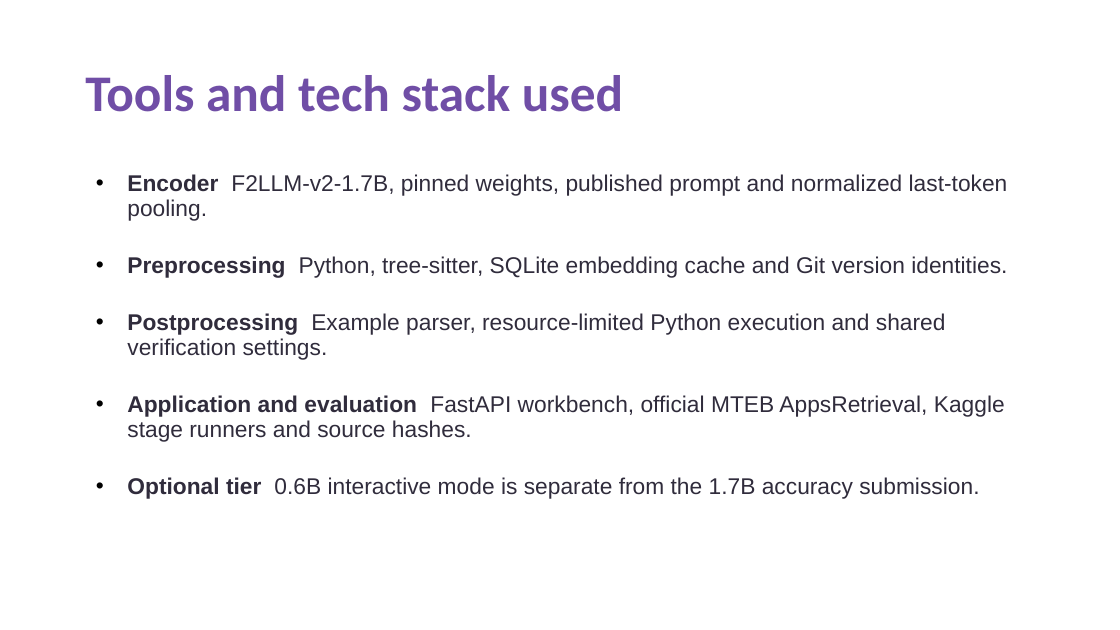
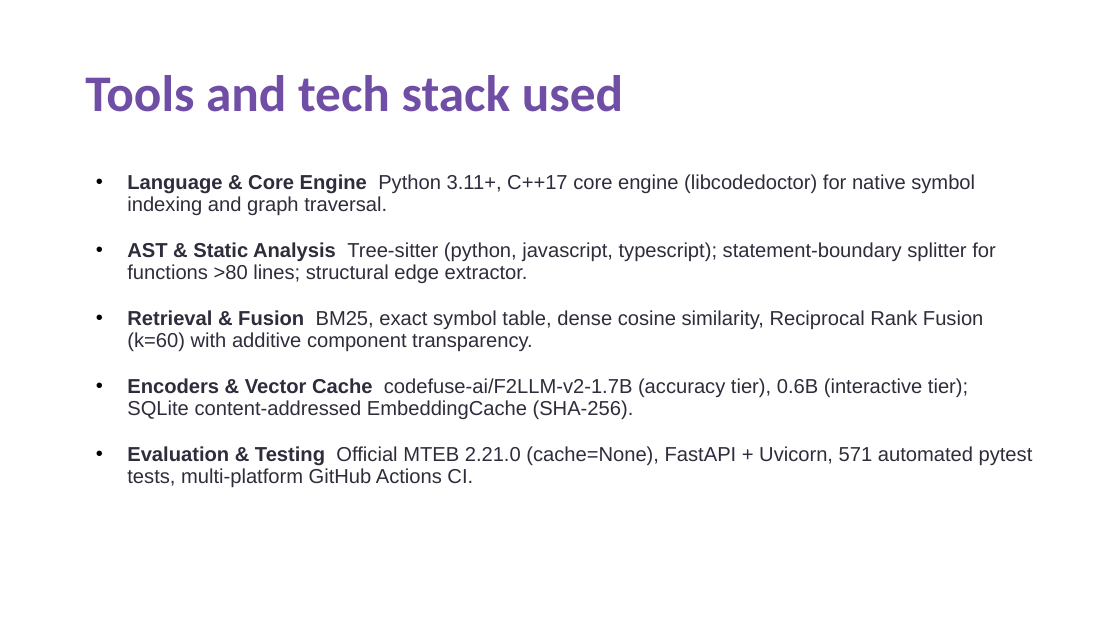
Before and after one commit to krizz711/CodeDoctor-Agentic-Semantic-and-Structural-Intelligence-for-Code-Repositories, a slide deck: slide 6 of VITV_Doctors_Submission.pptx. Drawn at 1120x630 pixels with LibreOffice and Linux fonts; fonts in the diff are those of the drawing. Boxes give left, top, right and bottom in pixels: in the first picture for what was removed or moved away, otherwise in the second. Text is boxed around its words. In the diff, an @@ line names an element or a change of style, - is before the commit and + after.

Commit message:
Update finalized presentation deck and PDF with audited roster, architecture, and Kaggle benchmarks

```diff
--- a/VITV_Doctors_Submission.pptx
+++ b/VITV_Doctors_Submission.pptx
@@ text at [127,174,1033,487]: text changed; size 19.5 to 17.2 pt @@
-• Encoder F2LLM-v2-1.7B, pinned weights, published prompt and normalized last-token pooling.
-• Preprocessing Python, tree-sitter, SQLite embedding cache and Git version identities.
-• Postprocessing Example parser, resource-limited Python execution and shared verification settings.
-• Application and evaluation FastAPI workbench, official MTEB AppsRetrieval, Kaggle stage runners and source hashes.
-• Optional tier 0.6B interactive mode is separate from the 1.7B accuracy submission.
+• Language & Core Engine Python 3.11+, C++17 core engine (libcodedoctor) for native symbol indexing and graph traversal.
+• AST & Static Analysis Tree-sitter (python, javascript, typescript); statement-boundary splitter for functions >80 lines; structural edge extractor.
+• Retrieval & Fusion BM25, exact symbol table, dense cosine similarity, Reciprocal Rank Fusion (k=60) with additive component transparency.
+• Encoders & Vector Cache codefuse-ai/F2LLM-v2-1.7B (accuracy tier), 0.6B (interactive tier); SQLite content-addressed EmbeddingCache (SHA-256).
+• Evaluation & Testing Official MTEB 2.21.0 (cache=None), FastAPI + Uvicorn, 571 automated pytest tests, multi-platform GitHub Actions CI.
```
Also in this commit, not shown: 9 other slides changed, 1 slide added, 1 slide removed, 1 other file.
